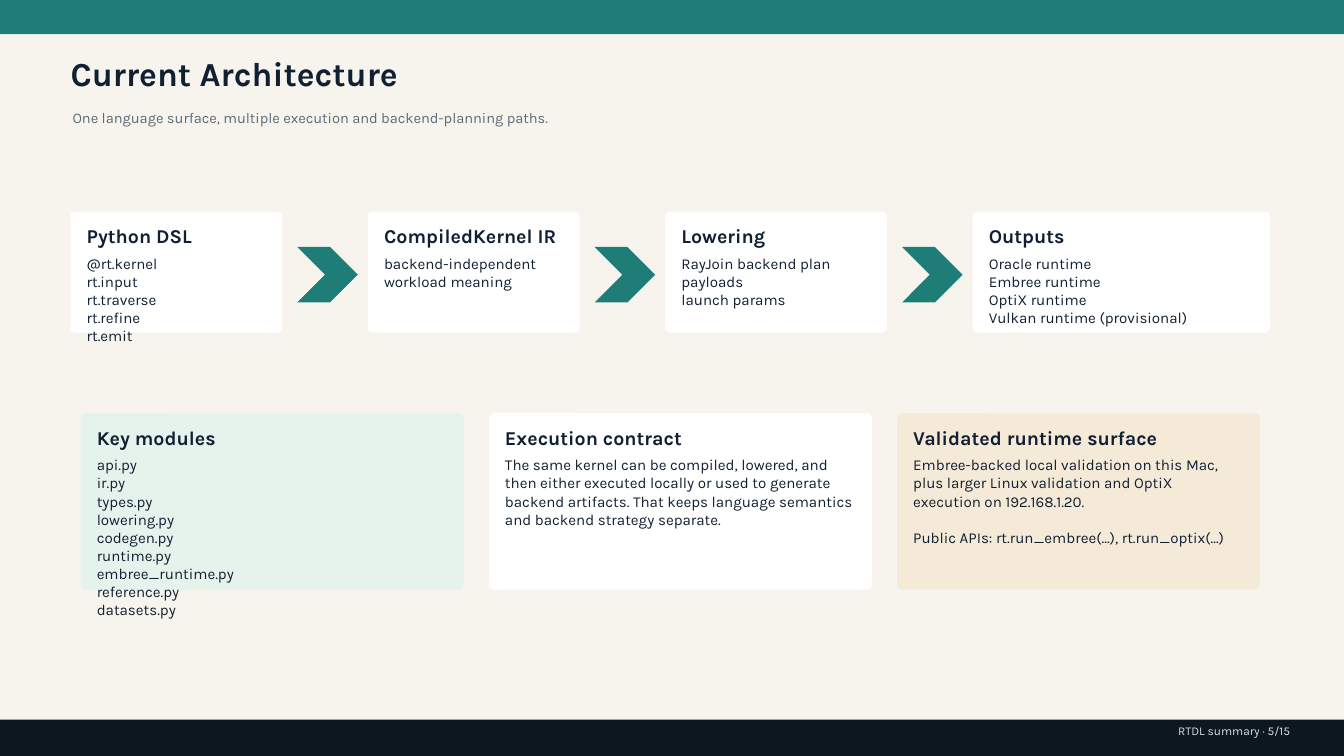
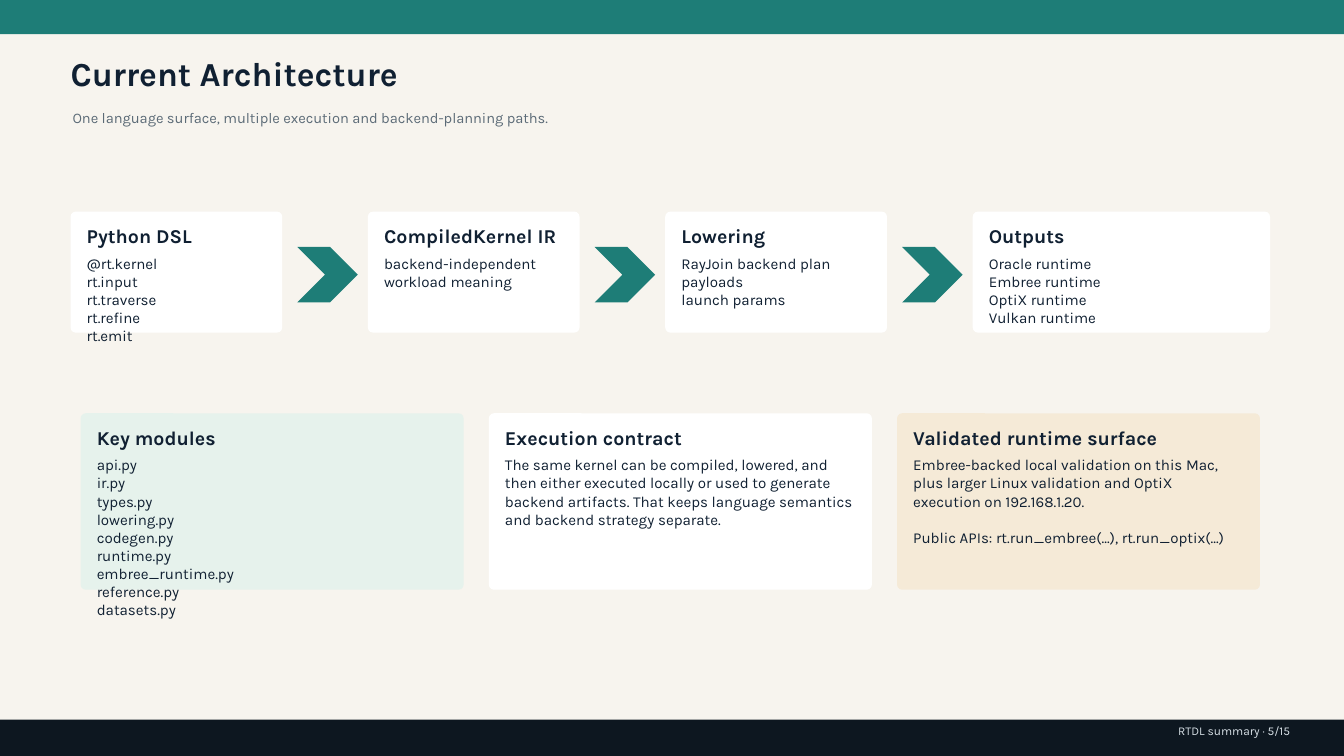
Before and after one commit to rubaolee/rtdl, a slide deck: slide 5 of rtdl_status_summary.pptx. Drawn at 1344x756 pixels with LibreOffice and Linux fonts; fonts in the diff are those of the drawing. Boxes give left, top, right and bottom in pixels: in the first picture for what was removed or moved away, otherwise in the second. Text is boxed around its words. In the diff, an @@ line names an element or a change of style, - is before the commit and + after.

Commit message:
Repair live docs and record blocked Vulkan scaling round

```diff
--- a/rtdl_status_summary.pptx
+++ b/rtdl_status_summary.pptx
@@ text at [989,312,1096,323]: text changed @@
-Vulkan runtime (provisional)
+Vulkan runtime
```
Also in this commit, not shown: 4 other slides changed, 18 other files.
